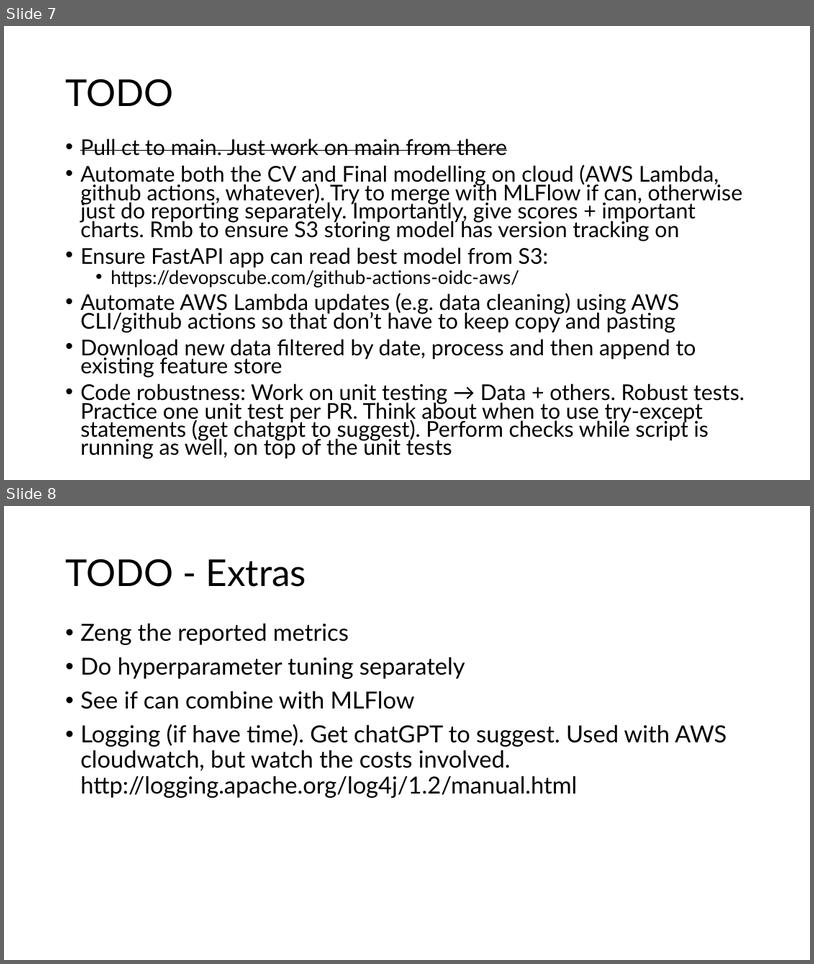
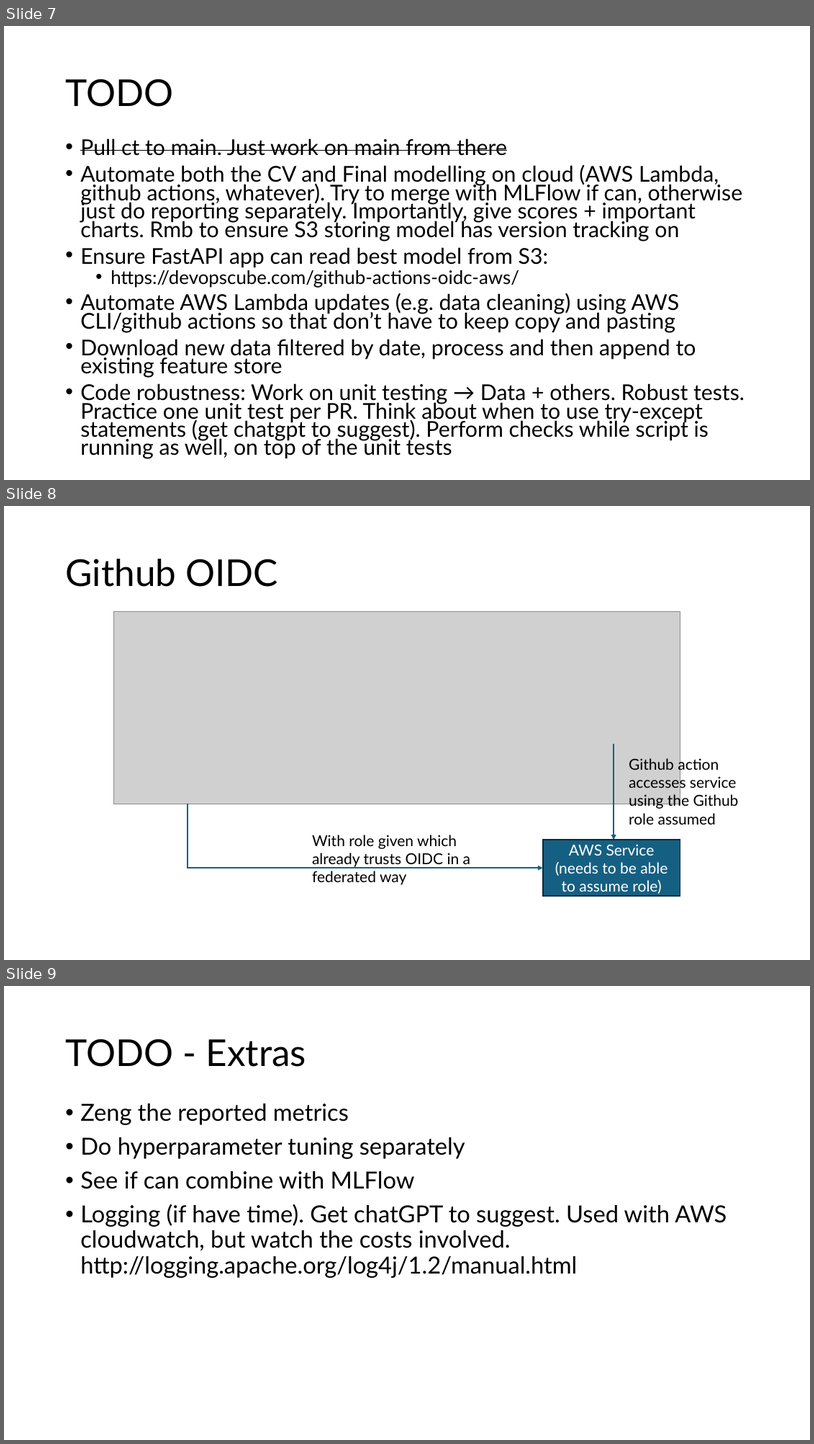
Before and after one commit to ziyu-toh/hdb-resale-prediction, a slide deck: docs/Architecture Overview.pptx. Shown one above the other, each under a label of ours: slides 7 and 8 before the commit, slides 7, 8 and 9 after it. The pictures are 814x964 and 814x1444 pixels, drawn with LibreOffice and Linux fonts; fonts in the diff are those of the drawing; grey boxes stand for pictures. Boxes give left, top, right and bottom in pixels: in the first picture for what was removed or moved away, otherwise in the second. Text is boxed around its words. In the diff, an @@ line names an element or a change of style, - is before the commit and + after.

```diff
--- a/docs/Architecture Overview.pptx
+++ b/docs/Architecture Overview.pptx
@@ slide 8 added at [4, 506, 810, 960], background #FFFFFF @@
@@ title added at [65, 559, 279, 587], 44 pt, text #000000 @@
+Github OIDC
@@ picture added at [113, 611, 681, 803] @@
@@ arrow added from (615, 744) to (615, 839), #156082 1.5 pt @@
@@ text added at [629, 757, 739, 824], 18 pt, text #000000 @@
+Github action accesses service using the Github role assumed
@@ elbow arrow added from (188, 803) to (543, 867), #156082 1.5 pt @@
@@ text added at [312, 834, 471, 885], 18 pt, text #000000 @@
+With role given which already trusts OIDC in a federated way
@@ rectangle added at [543, 839, 680, 896], fill #156082, outline #092A39 1.5 pt, 18 pt, text #FFFFFF @@
+AWS Service (needs to be able to assume role)
@@ what was slide 8 is now slide 9 @@
```
Also in this commit, not shown: 2 other files.
